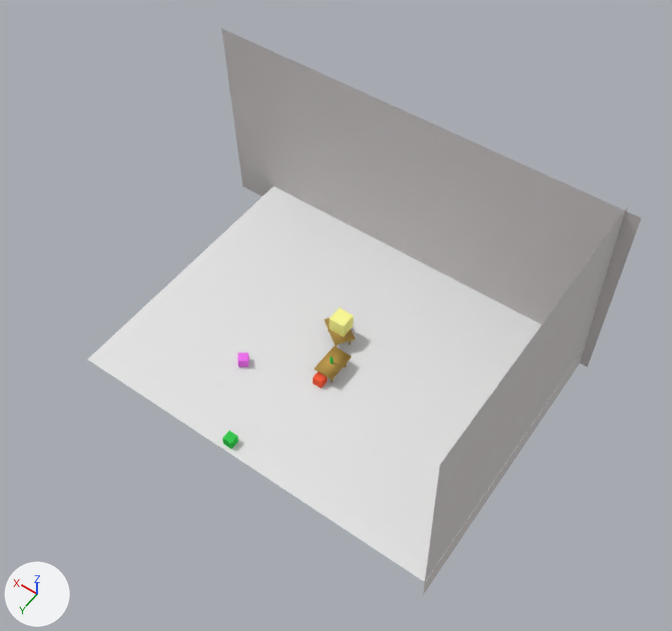
One commit to the Blender file components/scenes/indoors-1/indoor_scene-2.0.blend: the scene before it, then after it.
The view is the same before and after, from a 50 mm lens placed at (-16.7, 18.4, 37.5), pointed at (-1.2, -3.2, 3.6). The lights are fixed; the arrows at lower left show +X, +Y and +Z.

Names of what the first picture shows: 'GreenBox', 'Ground', 'Plane', 'Plane.001'.
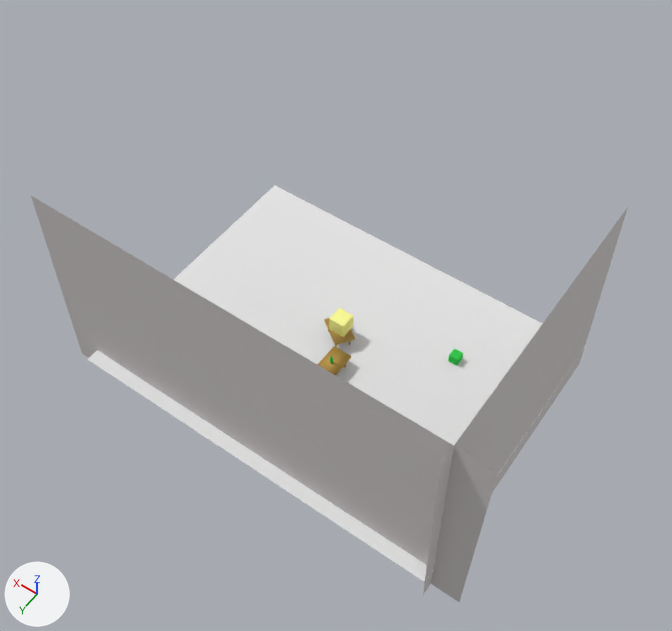
Changed parts and their boxes [x1, y1, x2, y2] in the pictures (672 x 631 px):
'Plane.001', moved, turned: before [222, 29, 641, 367]; after [31, 196, 498, 602]
'GreenBox', moved: before [222, 430, 239, 449]; after [448, 348, 463, 366]

What the commit changed:
Object 'Plane.001' (ob_plane_001) moves from (-0.05, -10.95, 4.12) to (-1.05, 3.05, 4.12).
Object 'Plane.001' (ob_plane_001) turns from (0, 92, 90) to (0, 92, 270) degrees about x, y and z.
Object 'GreenBox' (ob_greenbox) moves from (0.0, 3.37, 0.25) to (-6.0, -6.63, 0.25).
